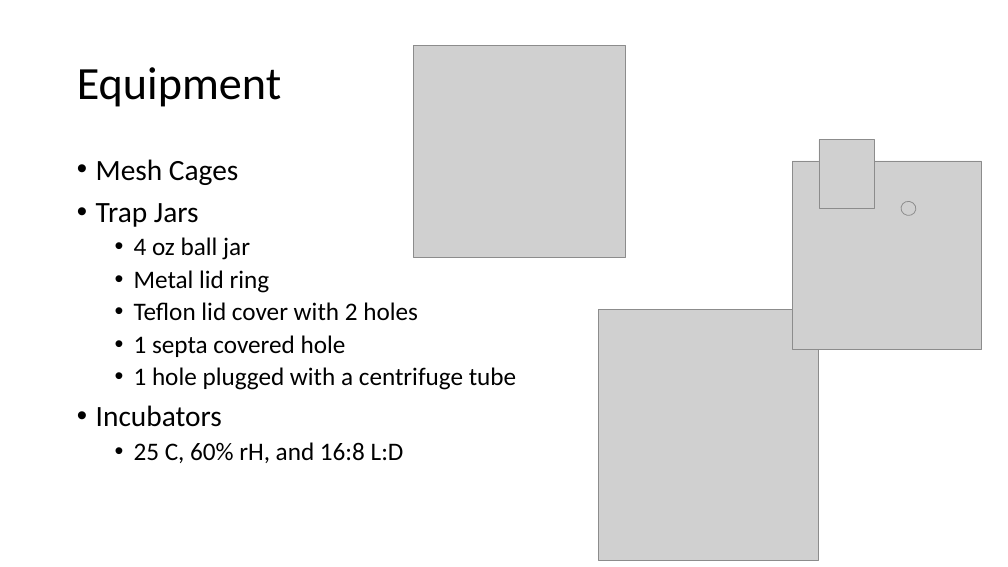
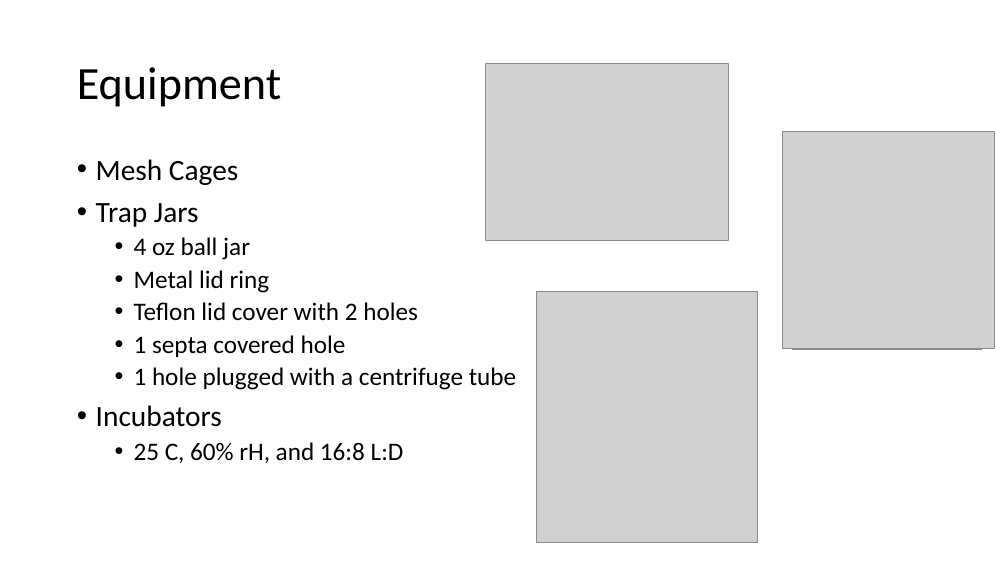
Before and after one commit to jamestbrown5/archive_BACandBlue, a slide deck: slide 3 of Documents/20191003_WongBeck_SWDGrant Slides.pptx (slide 2 before the commit). Drawn at 1008x567 pixels with LibreOffice and Linux fonts; fonts in the diff are those of the drawing; grey boxes stand for pictures; background and template pictures are left out. Boxes give left, top, right and bottom in pixels: in the first picture for what was removed or moved away, otherwise in the second. Text is boxed around its words. In the diff, an @@ line names an element or a change of style, - is before the commit and + after.

```diff
--- a/Documents/20191003_WongBeck_SWDGrant Slides.pptx
+++ b/Documents/20191003_WongBeck_SWDGrant Slides.pptx
@@ picture removed at (414, 45, 626, 258) @@
@@ picture added at (486, 64, 729, 241) @@
@@ picture added at (783, 132, 995, 349) @@
@@ picture removed at (819, 140, 874, 209) @@
@@ picture removed at (900, 200, 918, 217) @@
@@ picture: place and size @@
-picture at (598, 309, 819, 560)
+picture at (537, 292, 758, 542)
```
Also in this commit, not shown: 1 other slide changed, 2 slides added, 2 slides removed, 6 other files.
